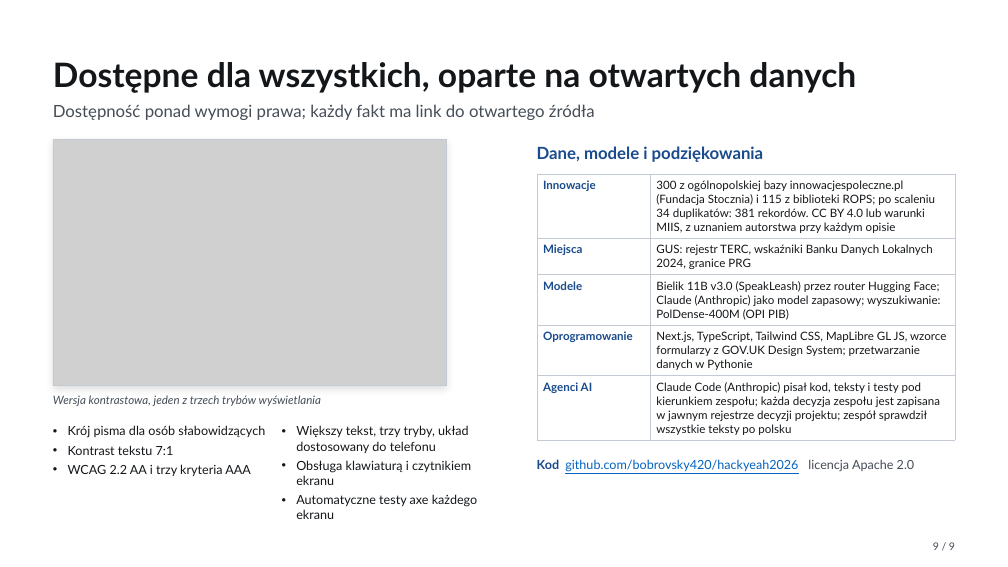
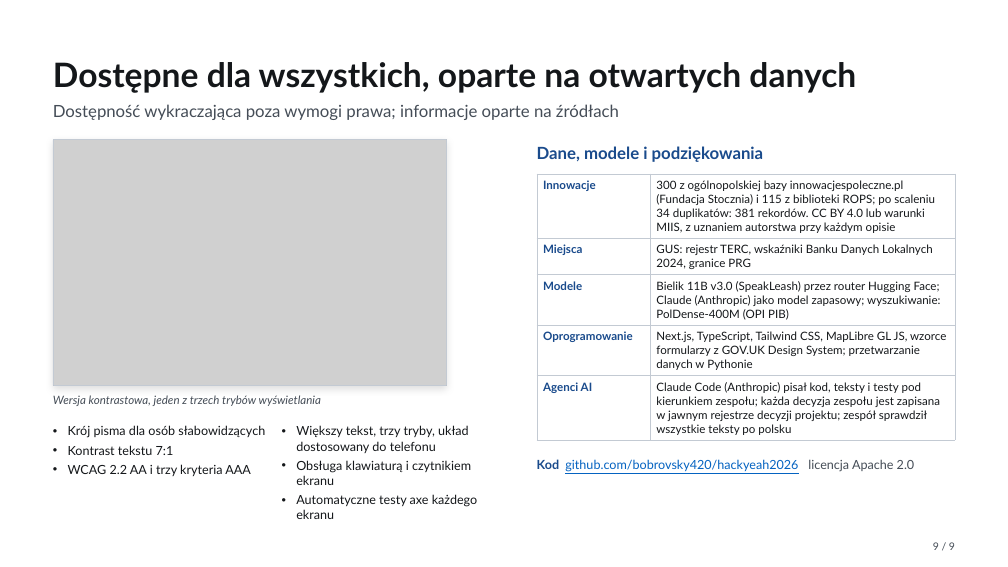
Before and after one commit to bobrovsky420/hackyeah2026, a slide deck: slide 9 of docs/presentation/presentation.pptx. Drawn at 1008x567 pixels with LibreOffice and Linux fonts; fonts in the diff are those of the drawing; grey boxes stand for pictures. Boxes give left, top, right and bottom in pixels: in the first picture for what was removed or moved away, otherwise in the second. Text is boxed around its words. In the diff, an @@ line names an element or a change of style, - is before the commit and + after.

```diff
--- a/docs/presentation/presentation.pptx
+++ b/docs/presentation/presentation.pptx
@@ text at (53,104,619,120): text changed @@
-Dostępność ponad wymogi prawa; każdy fakt ma link do otwartego źródła
+Dostępność wykraczająca poza wymogi prawa; informacje oparte na źródłach
```
Also in this commit, not shown: 4 other slides changed, 2 other files.
